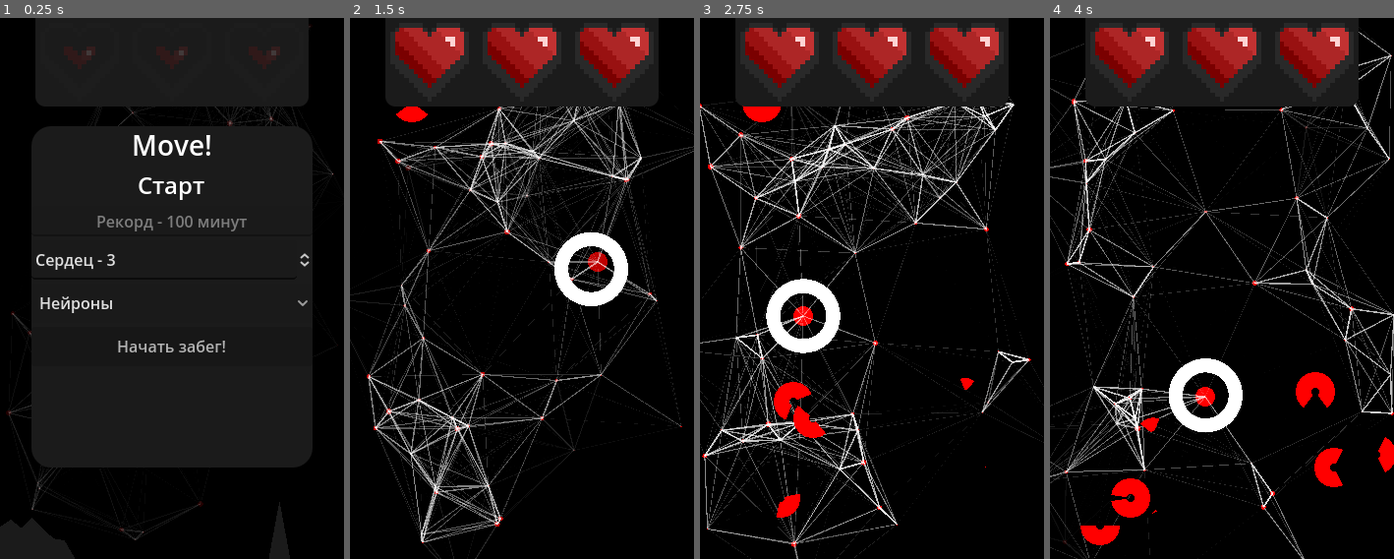
Above: before the commit, frames 1-4 (left to right).
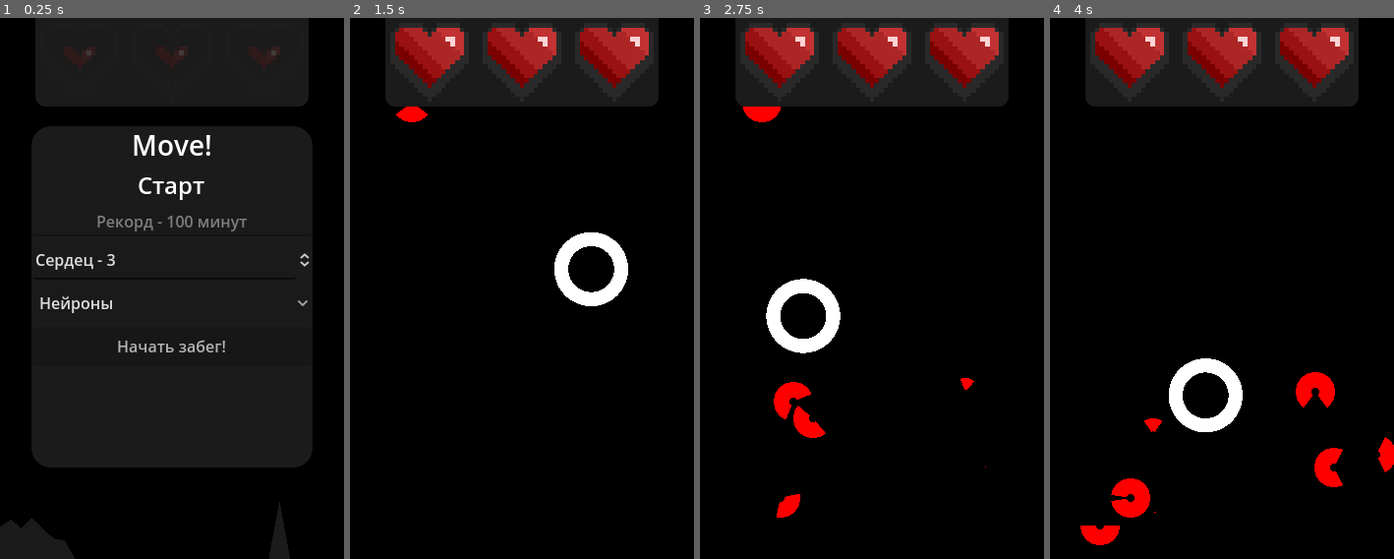
Above: after the commit, the same moments.

Repository: Miskler/ritm_game
Game: Godot game, scene res://main_game.tscn
Two runs of this game, one before a commit and one after it. Both use one fixed random seed, a clock stepped at 60 frames per second and the inputs below.
Inputs (mouse positions are in pixels of both pictures, inside the frame that each line leads up to):
- Up to frame 1 (0.25 s): no input
- Up to frame 2 (1.5 s): click "Начать забег!" at 0.5 s; move the mouse to (597, 261) at 1.27 s
- Up to frame 3 (2.75 s): move the mouse to (803, 315) at 2.02 s
- Up to frame 4 (4 s): move the mouse to (1256, 169) at 2.77 s; move the mouse to (1204, 396) at 3.52 s

The runs differ from the first frame. In frame 1, 0.4% of the frame differs, in the area x 1-99%, y 1-97%; in frame 2, 10%, in the area x 0-100%, y 16-100%; in frame 3, 9.8%; in frame 4, 6.8%.

Commit message:
optimizetion and create lazer

Diff:
--- a/arrow.tscn
+++ b/arrow.tscn
@@ -8,7 +8,7 @@
 
 var delite = false
 func _ready():
-	$triangle.material = $triangle.material.duplicate(true)
+	$triangle.material = $triangle.material.duplicate()
 
 	$triangle.material.set_shader_parameter(\"color\", {\"red\": Color(\"ffffff00\"), \"light\": Color(\"80800000\")}[style])
 	$triangle.material.set_shader_parameter(\"width_parameter\", 0.0)
@@ -29,15 +29,16 @@
 	queue_free()
 
 
-var vec = Vector2()
+@onready var static_path = $\"/root/main_game/interface/main\".size.x/2.1
+@onready var static_path_two = $\"/root/main_game/interface/main\".size.x/1.9
+
 func _process(delta):
-	vec = speed*delta
-	vec = vec.rotated(rotation)
+	velocity = speed*delta
+	velocity = velocity.rotated(rotation)
 
-	velocity = vec
 	move_and_slide()
 
-	if not delite and ((global_position.x >= $\"/root/main_game/interface/main\".size.x/2.1 and rotation_degrees == 90) or (global_position.x <= $\"/root/main_game/interface/main\".size.x/1.9 and rotation_degrees == -90)):
+	if not delite and ((global_position.x >= static_path and rotation_degrees == 90) or (global_position.x <= static_path_two and rotation_degrees == -90)):
 		del()
 	elif not delite and $Area2D.get_overlapping_bodies().size() > 0:
 		delite = true
--- /dev/null
+++ b/lazer.gd
@@ -0,0 +1,33 @@
+extends Control
+
+var style
+
+var to_del = false
+func _ready():
+	global_position.y = 0
+	size.y = get_node("/root/main_game/interface/main").size.y
+
+	$back.material = $back.material.duplicate()
+	$back.material.set_shader_parameter("width_parameter", 0.5)
+	$back.material.set_shader_parameter("color", Color.GREEN)
+
+	var tween = create_tween()
+	tween.tween_property($back.material, "shader_parameter/width_parameter", 0.0, 2.0)
+	await get_tree().create_timer(1.5).timeout
+	var tween2 = create_tween()
+	tween2.tween_property($back.material, "shader_parameter/color", Color.RED, 0.1)
+	await tween2.finished
+	to_del = true
+	await tween.finished
+	tween = create_tween()
+	tween.tween_property(self, "scale:x", 0.0, 0.1)
+	await tween.finished
+	queue_free()
+
+func _process(_delta):
+	if to_del and $Area2D.get_overlapping_bodies().size() > 0:
+		to_del = false
+		get_node("/root/main_game/interface/main/health").damage()
+		get_node("/root/main_game/interface/main/wave").start_damage(get_node("/root/main_game/player").global_position)
+		var tween = create_tween()
+		tween.tween_property($back.material, "shader_parameter/color:a", 0.0, 0.1)
--- a/lazer.tscn
+++ b/lazer.tscn
@@ -1,16 +1,19 @@
-[gd_scene load_steps=3 format=3 uid="uid://bl20cckn8yjks"]
+[gd_scene load_steps=5 format=3 uid="uid://bl20cckn8yjks"]
+
+[ext_resource type="Script" path="res://lazer.gd" id="1_u4cyk"]
 
 [sub_resource type="Shader" id="Shader_sa0oe"]
 code = "shader_type canvas_item;
 
 uniform float width_parameter = 0.5;
+uniform vec4 color : source_color;
 
 float triangle(vec2 p, float size) {
 	float q = p.y/size;
 	if (float(int(q))/2.f != float(int(q))) {
 		q = 0.0;
 	} else {
-		q = 1.f;
+		q = 0.1f;
 	}
 
 	return q;
@@ -18,22 +21,32 @@
 
 void fragment() {
 	float col = step(triangle(UV-0.5, width_parameter), 0.0);
-	COLOR = vec4(col);
+	vec4 colo = color*col;
+	colo.a += 0.2;
+	COLOR = colo;
 }"
 
 [sub_resource type="ShaderMaterial" id="ShaderMaterial_fqbod"]
 shader = SubResource("Shader_sa0oe")
-shader_parameter/width_parameter = 0.176
+shader_parameter/width_parameter = 0.331
+shader_parameter/color = Color(0, 1, 0.164706, 1)
 
-[node name="Control" type="Control"]
+[sub_resource type="RectangleShape2D" id="RectangleShape2D_fbf5v"]
+size = Vector2(20, 550)
+
+[node name="lazer" type="Control"]
+custom_minimum_size = Vector2(20, 20)
 layout_mode = 3
-anchors_preset = 15
-anchor_right = 1.0
+anchors_preset = 9
 anchor_bottom = 1.0
-grow_horizontal = 2
+offset_left = -10.0
+offset_right = 10.0
 grow_vertical = 2
+scale = Vector2(3, 1)
+pivot_offset = Vector2(10, 0)
+script = ExtResource("1_u4cyk")
 
-[node name="ColorRect" type="ColorRect" parent="."]
+[node name="back" type="ColorRect" parent="."]
 material = SubResource("ShaderMaterial_fqbod")
 layout_mode = 1
 anchors_preset = 15
@@ -41,3 +54,9 @@
 anchor_bottom = 1.0
 grow_horizontal = 2
 grow_vertical = 2
+
+[node name="Area2D" type="Area2D" parent="."]
+
+[node name="CollisionShape2D" type="CollisionShape2D" parent="Area2D"]
+position = Vector2(10, 275)
+shape = SubResource("RectangleShape2D_fbf5v")
--- a/main_game.gd
+++ b/main_game.gd
@@ -13,6 +13,7 @@
 		else:
 			call($interface.select_style)
 
+var lazer = true
 func red():
 	if (randf_range(-1, 1) > 0 or $musik.musik_now < 13) and ($musik.musik_now < 38 or ($musik.musik_now > 67 and randf_range(-1, 1) > 0.2)):
 		var pos = Vector2(randf_range($spavn_zone.size.x/1.8,$spavn_zone.size.x),randf_range($spavn_zone.position.y,$spavn_zone.size.y))
@@ -25,7 +26,7 @@
 		node.style = $interface.select_style
 
 		$spavn_zone.add_child(node)
-	elif randf_range(-1, 1) > 0:
+	elif randf_range(-1, 1) > 0.4:
 		var pos = Vector2(0,randf_range($spavn_zone.position.y,$spavn_zone.size.y))
 
 		var node = load("res://arrow.tscn").instantiate()
@@ -39,6 +40,19 @@
 			node.global_position.x = $spavn_zone.size.x
 
 		$spavn_zone.add_child(node)
+	elif lazer:
+		lazer = false
 
-	$spavn_event.wait_time = clamp($spavn_event.wait_time-0.002, 0.08, 1)
+		var node = load("res://lazer.tscn").instantiate()
+
+		var pos = Vector2(randf_range($spavn_zone.position.x,$spavn_zone.size.x), 0)
+		node.global_position = pos
+		node.style = $interface.select_style
+
+		$spavn_zone.add_child(node)
+
+		await get_tree().create_timer(0.5).timeout
+		lazer = true
+
+	$spavn_event.wait_time = clamp($spavn_event.wait_time-0.0015, 0.09, 1)
 	$spavn_event.start()
--- a/main_game.tscn
+++ b/main_game.tscn
@@ -1,8 +1,7 @@
-[gd_scene load_steps=23 format=3 uid="uid://bcj8ktkwljj60"]
+[gd_scene load_steps=22 format=3 uid="uid://bcj8ktkwljj60"]
 
 [ext_resource type="FontFile" uid="uid://c6r8r8i8mb4i6" path="res://IBMPlexSans-Medium.ttf" id="1_mnj52"]
 [ext_resource type="Script" path="res://main_game.gd" id="1_uyejn"]
-[ext_resource type="PackedScene" uid="uid://fyawyhvn4e3l" path="res://back/main.tscn" id="2_qktan"]
 [ext_resource type="PackedScene" uid="uid://cmsgggyogg5hq" path="res://player.tscn" id="3_5ukh5"]
 
 [sub_resource type="Theme" id="Theme_ka2el"]
@@ -717,7 +716,6 @@
 	var heart = preload(\"res://heart.tscn\").instantiate()
 	$hearts.add_child(heart)
 	heart.recovery()
-	print(\"RECOVERY\")
 
 func _process(_delta):
 	health = $hearts.get_child_count()
@@ -794,9 +792,7 @@
 	print(\"\")
 	var r = value-$\"../../../health\".health
 
-	print(r)
 	for i in range(abs(r)):
-		print(\"FOR\")
 		if r < 0:
 			$\"../../../health\".damage(true)
 		elif r > 0:
@@ -907,9 +903,6 @@
 grow_horizontal = 2
 grow_vertical = 2
 
-[node name="red" parent="backs" instance=ExtResource("2_qktan")]
-layout_mode = 1
-
 [node name="ColorRect" type="ColorRect" parent="backs"]
 visible = false
 material = SubResource("ShaderMaterial_vbsth")
@@ -920,17 +913,35 @@
 grow_horizontal = 2
 grow_vertical = 2
 
+[node name="red" type="ColorRect" parent="backs"]
+layout_mode = 1
+anchors_preset = 15
+anchor_right = 1.0
+anchor_bottom = 1.0
+grow_horizontal = 2
+grow_vertical = 2
+color = Color(0, 0, 0, 1)
+
+[node name="shadow" type="ColorRect" parent="."]
+layout_mode = 1
+anchors_preset = 15
+anchor_right = 1.0
+anchor_bottom = 1.0
+grow_horizontal = 2
+grow_vertical = 2
+color = Color(0, 0, 0, 0.5)
+
+[node name="spavn_zone" type="Control" parent="."]
+layout_mode = 1
+anchors_preset = 15
+anchor_right = 1.0
+anchor_bottom = 1.0
+grow_horizontal = 2
+grow_vertical = 2
+metadata/_edit_lock_ = true
+
 [node name="player" parent="." instance=ExtResource("3_5ukh5")]
 position = Vector2(563, 297)
-
-[node name="spavn_zone" type="Control" parent="."]
-layout_mode = 1
-anchors_preset = 15
-anchor_right = 1.0
-anchor_bottom = 1.0
-grow_horizontal = 2
-grow_vertical = 2
-metadata/_edit_lock_ = true
 
 [node name="spectrum" type="ColorRect" parent="."]
 material = SubResource("ShaderMaterial_81kfc")
--- a/project.godot
+++ b/project.godot
@@ -28,6 +28,12 @@
 
 project/assembly_name="Move!"
 
+[editor]
+
+movie_writer/movie_file="C:/Users/KAMA/Documents/GitHub/ritm_game/export/movie.avi"
+movie_writer/disable_vsync=true
+movie_writer/fps=20
+
 [input_devices]
 
 pointing/emulate_touch_from_mouse=true
--- a/wall.gd
+++ b/wall.gd
@@ -3,7 +3,7 @@
 @onready var round = $round
 var style = "red"
 func _ready():
-	round.material = round.material.duplicate(true)
+	round.material = round.material.duplicate()
 
 	var loop = create_tween().set_loops()
 	loop.tween_property(round.material, "shader_parameter/turn", 1.0, 0.4)
